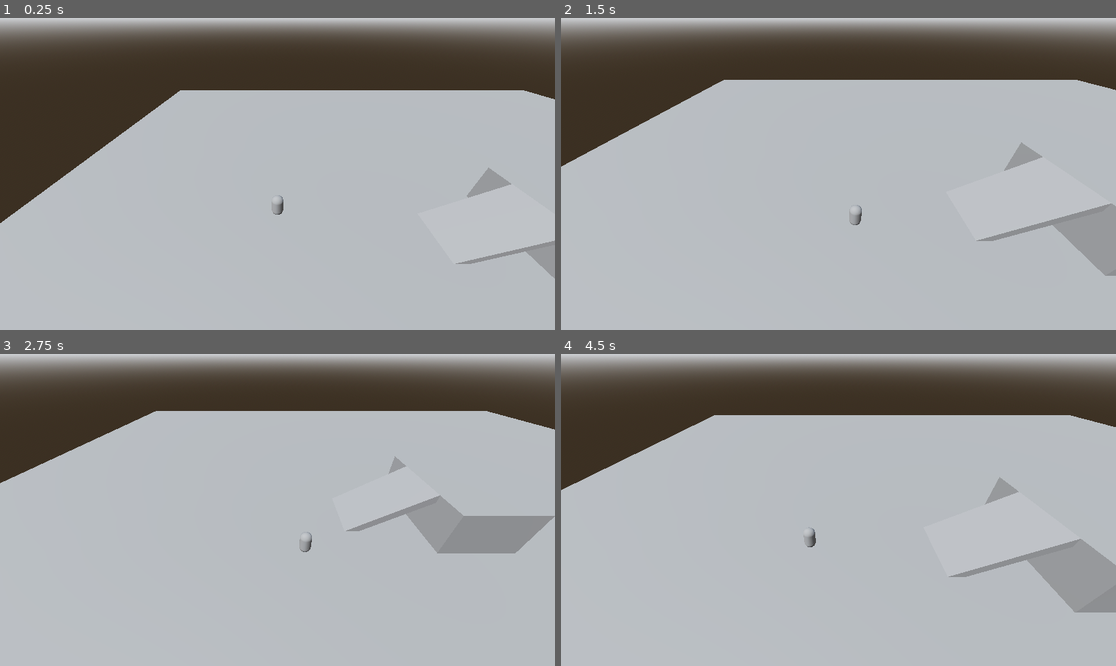
Above: before the commit, frames 1-4 (two rows, left to right).
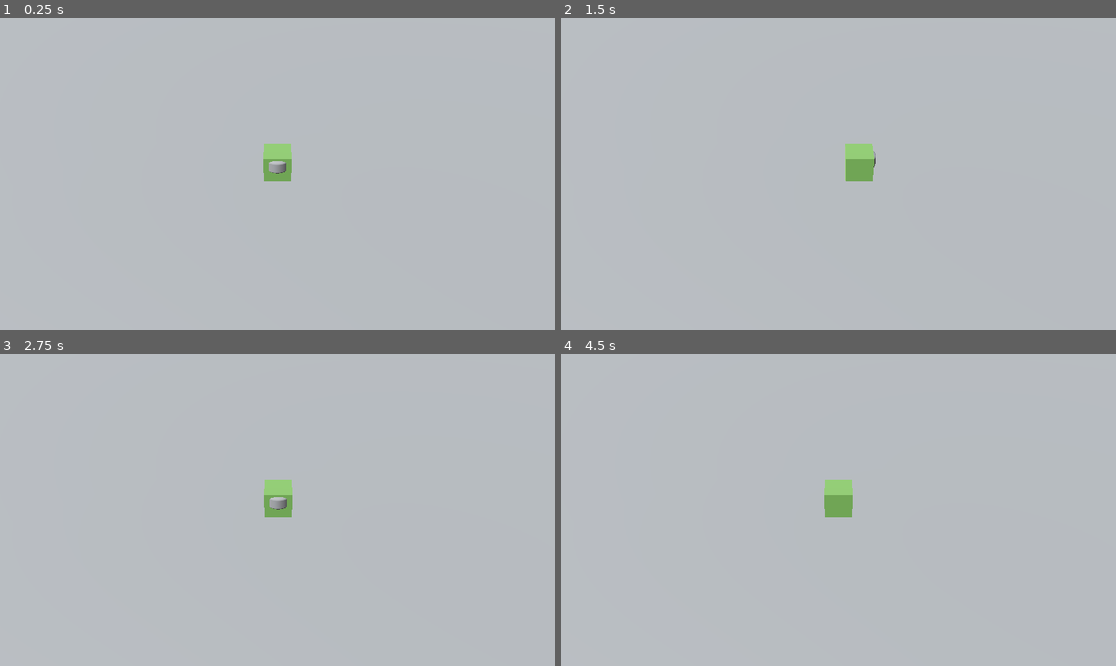
Above: after the commit, the same moments.

Repository: Omkar12-C/dodo-dragons
Game: Godot game, scene res://Scenes/World/world.tscn
The game is run twice, just before and just after one commit, with the same random seed, the same clock (stepped at 60 frames per second) and the same inputs. Before the commit the project starts from res://Scenes/world.tscn.
Inputs:
- Up to frame 1 (0.25 s): no input
- Up to frame 2 (1.5 s): hold D (right) 0.53-1.28 s; tap E (pull_block) at 0.6, 1.35 s; hold S (down) from 1.28 s (still down)
- Up to frame 3 (2.75 s): release S (down) at 2.03 s; hold D (right) from 2.03 s (still down); tap E (pull_block) at 2.1 s
- Up to frame 4 (4.5 s): release D (right) at 2.78 s; hold W (up) 2.78-3.53 s; tap E (pull_block) at 2.85, 3.6, 4.35 s; hold A (left) from 3.53 s (still down)

The runs differ from the first frame. In frame 1, 30% of the frame differs, in the area x 0-100%, y 1-84%; in frame 2, 25%; in frame 3, 24%; in frame 4, 25%.

Commit message:
movement system done

Diff:
--- /dev/null
+++ b/Scenes/Player/player.tscn
@@ -0,0 +1,49 @@
+[gd_scene format=3 uid="uid://bwx86abgixcps"]
+
+[ext_resource type="Script" uid="uid://ca2bkasd0qgu0" path="res://Scripts/Player/player.gd" id="1_cvnsp"]
+[ext_resource type="Script" uid="uid://bonc1qawak4bo" path="res://Scripts/Player/camera_movement.gd" id="2_6t5aa"]
+
+[sub_resource type="BoxShape3D" id="BoxShape3D_go701"]
+
+[sub_resource type="StandardMaterial3D" id="StandardMaterial3D_go701"]
+albedo_color = Color(0.42985138, 0.64217275, 0.31077886, 1)
+
+[sub_resource type="BoxMesh" id="BoxMesh_5a7ea"]
+material = SubResource("StandardMaterial3D_go701")
+
+[sub_resource type="CapsuleMesh" id="CapsuleMesh_a3d8c"]
+
+[node name="Player" type="CharacterBody3D" unique_id=1809952300]
+collision_layer = 2
+collision_mask = 5
+script = ExtResource("1_cvnsp")
+move_pause = 0.2
+
+[node name="CollisionShape3D" type="CollisionShape3D" parent="." unique_id=1335126694]
+transform = Transform3D(1, 0, 0, 0, 1, -2.5762971e-14, 0, 2.5762971e-14, 1, 0, 0, 0)
+shape = SubResource("BoxShape3D_go701")
+
+[node name="Camera3D" type="Camera3D" parent="." unique_id=1837634070 node_paths=PackedStringArray("target")]
+transform = Transform3D(1, 0, 0, 0, 0.79462665, 0.6070985, 0, -0.6070985, 0.79462665, 0, 8.175, 10.09)
+top_level = true
+current = true
+fov = 50.0
+script = ExtResource("2_6t5aa")
+target = NodePath("..")
+speed = 2.63
+
+[node name="Body" type="MeshInstance3D" parent="." unique_id=665290012]
+mesh = SubResource("BoxMesh_5a7ea")
+
+[node name="MeshInstance3D" type="MeshInstance3D" parent="Body" unique_id=844015895]
+transform = Transform3D(-4.3053134e-08, 0, -0.98381114, 0, 0.3263455, 0, 0.9849409, 0, -4.3003748e-08, 0, 0.154, 0.114)
+mesh = SubResource("CapsuleMesh_a3d8c")
+
+[node name="Raycasts" type="Node3D" parent="." unique_id=1253555561]
+
+[node name="Front" type="RayCast3D" parent="Raycasts" unique_id=139643546]
+transform = Transform3D(1, 0, 0, 0, 1, 0, 0, 0, 1, 0, 0, 0.522)
+target_position = Vector3(0, 0, 0.8)
+
+[node name="MovementTimer" type="Timer" parent="." unique_id=1303842883]
+one_shot = true
--- a/Scenes/world.tscn
+++ b/Scenes/World/world.tscn
@@ -1,7 +1,6 @@
 [gd_scene format=3 uid="uid://c6sa8wldjbvll"]
 
-[ext_resource type="Script" uid="uid://ca2bkasd0qgu0" path="res://Scripts/Player/player.gd" id="1_a02cp"]
-[ext_resource type="Script" uid="uid://bonc1qawak4bo" path="res://Scripts/Player/camera_movement.gd" id="2_go701"]
+[ext_resource type="PackedScene" uid="uid://bwx86abgixcps" path="res://Scenes/Player/player.tscn" id="1_t1gg8"]
 
 [sub_resource type="ProceduralSkyMaterial" id="ProceduralSkyMaterial_2ccy0"]
 sky_horizon_color = Color(0.66224277, 0.6717428, 0.6867428, 1)
@@ -20,24 +19,21 @@
 
 [sub_resource type="BoxShape3D" id="BoxShape3D_qsqi5"]
 
-[sub_resource type="BoxMesh" id="BoxMesh_tm4x4"]
-
-[sub_resource type="BoxShape3D" id="BoxShape3D_n5c3s"]
+[sub_resource type="StandardMaterial3D" id="StandardMaterial3D_yp2ti"]
+albedo_color = Color(0.7736057, 0.49473917, 0.42767313, 1)
 
 [sub_resource type="BoxMesh" id="BoxMesh_m1g0v"]
+material = SubResource("StandardMaterial3D_yp2ti")
 
 [sub_resource type="BoxShape3D" id="BoxShape3D_15jq6"]
-
-[sub_resource type="CapsuleShape3D" id="CapsuleShape3D_m1g0v"]
-
-[sub_resource type="CapsuleMesh" id="CapsuleMesh_2ccy0"]
-
-[sub_resource type="SeparationRayShape3D" id="SeparationRayShape3D_2ccy0"]
 
 [node name="World" type="Node3D" unique_id=948268400]
 
 [node name="WorldEnvironment" type="WorldEnvironment" parent="." unique_id=854319160]
 environment = SubResource("Environment_qsqi5")
+
+[node name="Player" parent="." unique_id=1809952300 instance=ExtResource("1_t1gg8")]
+transform = Transform3D(1, 0, 0, 0, 1, 0, 0, 0, 1, 0, 1, 0)
 
 [node name="Map" type="Node3D" parent="." unique_id=1498393893]
 transform = Transform3D(1, 0, 0, 0, 1, 0, 0, 0, 1, 11.52008, 0, 17.6317)
@@ -51,15 +47,6 @@
 [node name="CollisionShape3D" type="CollisionShape3D" parent="Map/Floor/StaticBody3D" unique_id=823921922]
 shape = SubResource("BoxShape3D_qsqi5")
 
-[node name="slide" type="MeshInstance3D" parent="Map" unique_id=294170396]
-transform = Transform3D(-2.4591773e-07, -0.3422997, 7.3295994, 0, 0.5972056, 4.2010994, -5.6259427, -2.8357157e-09, -4.4558954e-07, -5.3047686, 2.2434134, -1.9296789)
-mesh = SubResource("BoxMesh_tm4x4")
-
-[node name="StaticBody3D" type="StaticBody3D" parent="Map/slide" unique_id=1519693687]
-
-[node name="CollisionShape3D" type="CollisionShape3D" parent="Map/slide/StaticBody3D" unique_id=502556251]
-shape = SubResource("BoxShape3D_n5c3s")
-
 [node name="box" type="MeshInstance3D" parent="Map" unique_id=630668595]
 transform = Transform3D(-4.837319e-07, 0, 6.7386565, 0, 4.956224, 0, -11.066498, 0, -2.9455606e-07, 1.5814753, 2.1373296, -1.9296789)
 mesh = SubResource("BoxMesh_m1g0v")
@@ -70,34 +57,6 @@
 transform = Transform3D(0.9999998, 0, 0, 0, 1, 0, 0, 0, 1, 0, 0, 0)
 shape = SubResource("BoxShape3D_15jq6")
 
-[node name="CharacterBody3D" type="CharacterBody3D" parent="." unique_id=1067573557]
-transform = Transform3D(1, 0, 0, 0, 1, 0, 0, 0, 1, -12.507253, 4.611006, 15.271915)
-collision_layer = 2
-collision_mask = 5
-script = ExtResource("1_a02cp")
-
-[node name="CollisionShape3D" type="CollisionShape3D" parent="CharacterBody3D" unique_id=395757206]
-transform = Transform3D(1, 0, 0, 0, 1, -2.5762971e-14, 0, 2.5762971e-14, 1, 0, 0, 0)
-shape = SubResource("CapsuleShape3D_m1g0v")
-
-[node name="Body" type="MeshInstance3D" parent="CharacterBody3D" unique_id=1831191041]
-mesh = SubResource("CapsuleMesh_2ccy0")
-
-[node name="RayCast3D" type="RayCast3D" parent="CharacterBody3D/Body" unique_id=141706908]
-
-[node name="Camera3D" type="Camera3D" parent="CharacterBody3D" unique_id=2211209 node_paths=PackedStringArray("target")]
-transform = Transform3D(1, 0, 0, 0, 0.79462665, 0.6070985, 0, -0.6070985, 0.79462665, -12.507253, 17.14811, 27.601063)
-top_level = true
-current = true
-script = ExtResource("2_go701")
-target = NodePath("..")
-speed = 2.63
-
-[node name="SpringArm3D" type="SpringArm3D" parent="CharacterBody3D" unique_id=2090180302]
-collision_mask = 0
-shape = SubResource("SeparationRayShape3D_2ccy0")
-spring_length = 3.07
-
 [node name="DirectionalLight3D" type="DirectionalLight3D" parent="." unique_id=1793936203]
 transform = Transform3D(0.61899227, -0.6529583, -0.43645692, 0.5762612, -3.572382e-08, 0.8172658, -0.5336402, -0.7573941, 0.37627435, -27.043085, 24.936928, -1.2342682)
 light_color = Color(0.9754825, 0.9671177, 0.9443838, 1)
--- a/Scenes/player.tscn
+++ /dev/null
@@ -1,40 +0,0 @@
-[gd_scene format=3 uid="uid://dkf7n0mxslpli"]
-
-[ext_resource type="Script" uid="uid://ca2bkasd0qgu0" path="res://Scripts/Player/player.gd" id="1_dbpvt"]
-[ext_resource type="Script" uid="uid://bgbj2gxtpw7ft" path="res://Scripts/Player/spring_arm_3d.gd" id="2_j173t"]
-
-[sub_resource type="CapsuleMesh" id="CapsuleMesh_n5c3s"]
-
-[sub_resource type="CapsuleShape3D" id="CapsuleShape3D_dbpvt"]
-
-[node name="player" type="Node3D"]
-
-[node name="CharacterBody3D" type="CharacterBody3D" parent="."]
-transform = Transform3D(1, 0, 0, 0, 1, 0, 0, 0, 1, 7.6075354, -4.993875, 0)
-collision_layer = 2
-collision_mask = 3
-script = ExtResource("1_dbpvt")
-
-[node name="Node3D" type="Node3D" parent="CharacterBody3D"]
-transform = Transform3D(1, 0, 0, 0, 1, 0, 0, 0, 1, -0.92322636, 4.993875, 0)
-
-[node name="SpringArm3D" type="SpringArm3D" parent="CharacterBody3D/Node3D"]
-transform = Transform3D(0.8660254, 0.35355338, 0.35355338, 0, 0.70710677, -0.70710677, -0.5, 0.6123724, 0.6123724, 0, 15.585527, 0)
-collision_mask = 2
-spring_length = -16.0
-script = ExtResource("2_j173t")
-
-[node name="Camera3D" type="Camera3D" parent="CharacterBody3D/Node3D/SpringArm3D"]
-transform = Transform3D(-1, 0, -8.742278e-08, 0, 1, 0, 8.742278e-08, 0, -1, 0, 0, 0)
-fov = 78.4
-
-[node name="MeshRoot" type="Node3D" parent="CharacterBody3D"]
-
-[node name="MeshInstance3D" type="MeshInstance3D" parent="CharacterBody3D/MeshRoot"]
-transform = Transform3D(1, 0, 0, 0, 1, 0, 0, 0, 1, 0, 9.776902, 0)
-mesh = SubResource("CapsuleMesh_n5c3s")
-skeleton = NodePath("../..")
-
-[node name="CollisionShape3D" type="CollisionShape3D" parent="CharacterBody3D"]
-transform = Transform3D(1, 0, 0, 0, 1, 0, 0, 0, 1, -0.21133232, 9.751509, 0)
-shape = SubResource("CapsuleShape3D_dbpvt")
--- a/Scripts/Player/player.gd
+++ b/Scripts/Player/player.gd
@@ -1,12 +1,18 @@
 extends CharacterBody3D
 
-@export var move_speed := 7.5
+@export var move_pause := 0.5
 @export var push_force := 4.0
 @export var pull_distance := 1.2
+var lastPos : Vector2
+var targetPos : Vector2
+var pos : Vector2
+var targetRot : float
+var backed_up : bool
 
-@onready var animation_player: AnimationPlayer = $Body/AnimationPlayer
-@onready var mesh_root: Node3D = $Body
-@onready var push_ray: RayCast3D = $Body/PushRay
+#@onready var animation_player: AnimationPlayer = $Body/AnimationPlayer
+@onready var body: Node3D = $Body
+#@onready var push_ray: RayCast3D = $Body/PushRay
+@onready var movement_timer : Timer = $MovementTimer
 
 var gravity: float = ProjectSettings.get_setting("physics/3d/default_gravity")
 
@@ -16,37 +22,77 @@
 var last_anim := ""
 var pulled_body: RigidBody3D = null
 
+func _ready() -> void:
+	pos = Vector2(position.x, position.z)
+	lastPos = pos
+	targetPos = pos
+
+func _input(event: InputEvent) -> void:
+
+	if movement_timer.time_left == 0:
+		var up = event.is_action("up")
+		var down = event.is_action("down")
+		var left = event.is_action("left")
+		var right = event.is_action("right")
+
+		if up or down or left or right:
+			if pos.distance_to(targetPos) < 0.1:
+				lastPos = targetPos
+
+			movement_timer.start(move_pause)
+			backed_up = false
+			print("po")
+
+		if up:
+			if targetRot == PI:
+				targetPos += Vector2.UP
+			else:
+				movement_timer.start(0.2)
+			targetRot = PI
+		elif down:
+			if targetRot == 0:
+				targetPos += Vector2.DOWN
+			else:
+				movement_timer.start(0.2)
+			targetRot = 0
+		elif left:
+			if targetRot == -PI/2:
+				targetPos += Vector2.LEFT
+			else:
+				movement_timer.start(0.2)
+			targetRot = -PI/2
+		elif right:
+			if targetRot == PI/2:
+				targetPos += Vector2.RIGHT
+			else:
+				movement_timer.start(0.2)
+			targetRot = PI/2
+
 func _physics_process(delta):
 	# TOGGLE PULL MODE
-	if Input.is_action_just_pressed("pull_block"):
-		pull_mode = !pull_mode
-		if not pull_mode:
-			release_block()
+	#if Input.is_action_just_pressed("pull_block"):
+		#pull_mode = !pull_mode
+		#if not pull_mode:
+			#release_block()
 
-	# GRAVITY
 	if not is_on_floor():
 		velocity.y -= gravity * delta
 	else:
 		velocity.y = 0.0
 
-	# MOVEMENT
-	var input := Input.get_vector("left", "right", "up", "down")
-	var direction := Vector3(input.x, 0, input.y)
+	var speed = delta/move_pause
+	position.x = move_toward(position.x, targetPos.x, speed)
+	position.z = move_toward(position.z, targetPos.y, speed)
 
-	if direction.length() > 0.1:
-		direction = direction.normalized()
-		velocity.x = direction.x * move_speed
-		velocity.z = direction.z * move_speed
-		mesh_root.rotation.y = atan2(direction.x, direction.z)
-	else:
-		velocity.x = move_toward(velocity.x, 0.0, move_speed)
-		velocity.z = move_toward(velocity.z, 0.0, move_speed)
+	body.rotation.y = lerp_angle(body.rotation.y, targetRot, 0.5)
+	pos = Vector2(position.x, position.z)
 
+	if pos.distance_to(targetPos) > 0.1 and movement_timer.time_left == 0 and !backed_up:
+		targetPos = lastPos
+		backed_up = true
+		print("op")
 	move_and_slide()
 
-	# RESET STATES
-	is_pushing = false
-	is_pulling = false
 
 	# PUSH / PULL
 	#if push_ray.is_colliding():
@@ -72,13 +118,13 @@
 				#body.apply_central_impulse(push_dir * push_force)
 
 	# MOVE PULLED BLOCK WITH PLAYER
-	if pulled_body:
-		var target_pos := global_position - push_ray.global_transform.basis.z * pull_distance
-		target_pos.y = pulled_body.global_position.y
-		pulled_body.global_position = target_pos
+	#if pulled_body:
+		#var target_pos := global_position - push_ray.global_transform.basis.z * pull_distance
+		#target_pos.y = pulled_body.global_position.y
+		#pulled_body.global_position = target_pos
 
 	# ANIMATION
-	var horizontal_speed := Vector2(velocity.x, velocity.z).length()
+	#var horizontal_speed := Vector2(velocity.x, velocity.z).length()
 
 	#if is_pulling:
 		#play_anim("push", -1.0)
@@ -89,12 +135,12 @@
 	#else:
 		#play_anim("Idle", 1.0)
 
-func release_block():
-	if pulled_body:
-		pulled_body.freeze = false
-		pulled_body = null
-
-	collision_mask |= 2
+#func release_block():
+	#if pulled_body:
+		#pulled_body.freeze = false
+		#pulled_body = null
+#
+	#collision_mask |= 2
 
 #func play_anim(name: String, speed := 1.0):
 	#if last_anim == name and animation_player.speed_scale == speed:
--- a/project.godot
+++ b/project.godot
@@ -14,10 +14,14 @@
 
 [application]
 
-config/name="third person"
+config/name="Multiverse Puzzler"
 run/main_scene="uid://c6sa8wldjbvll"
 config/features=PackedStringArray("4.6", "Forward Plus")
 config/icon="res://icon.svg"
+
+[debug]
+
+gdscript/warnings/unassigned_variable=0
 
 [input]
 
